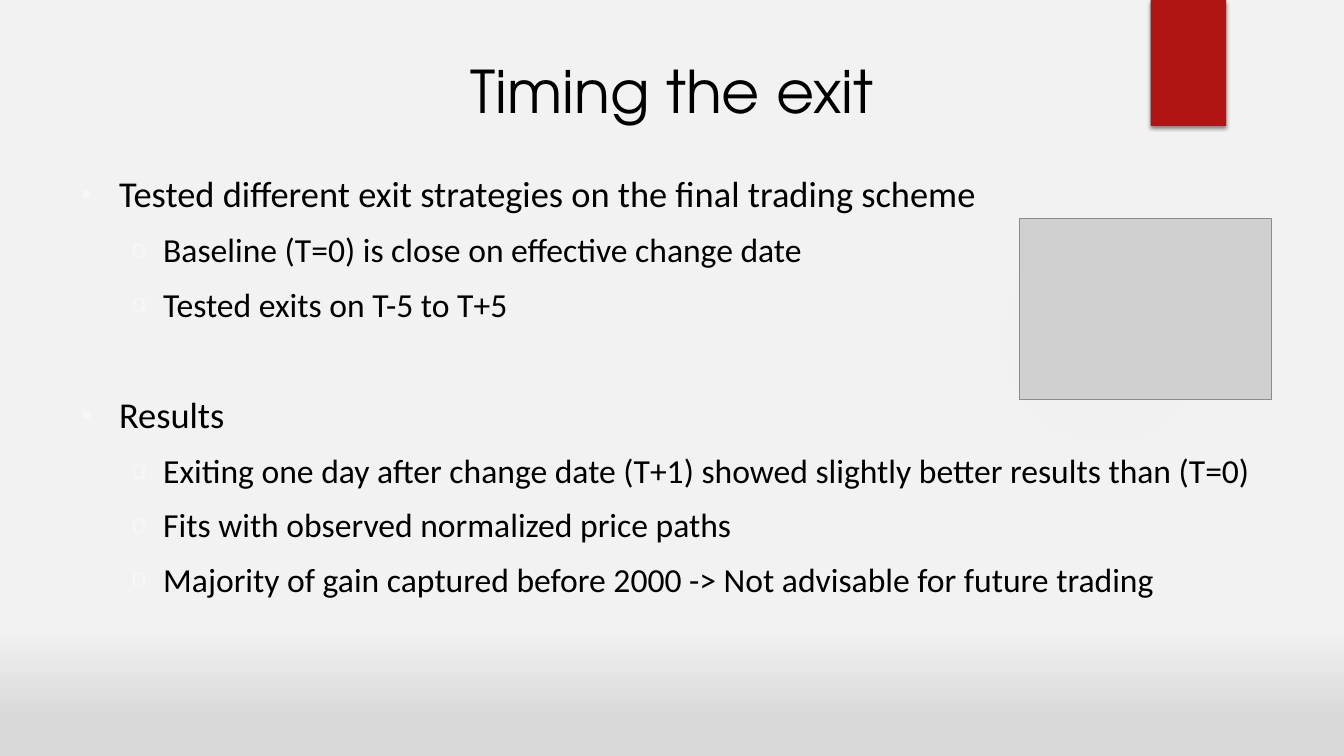
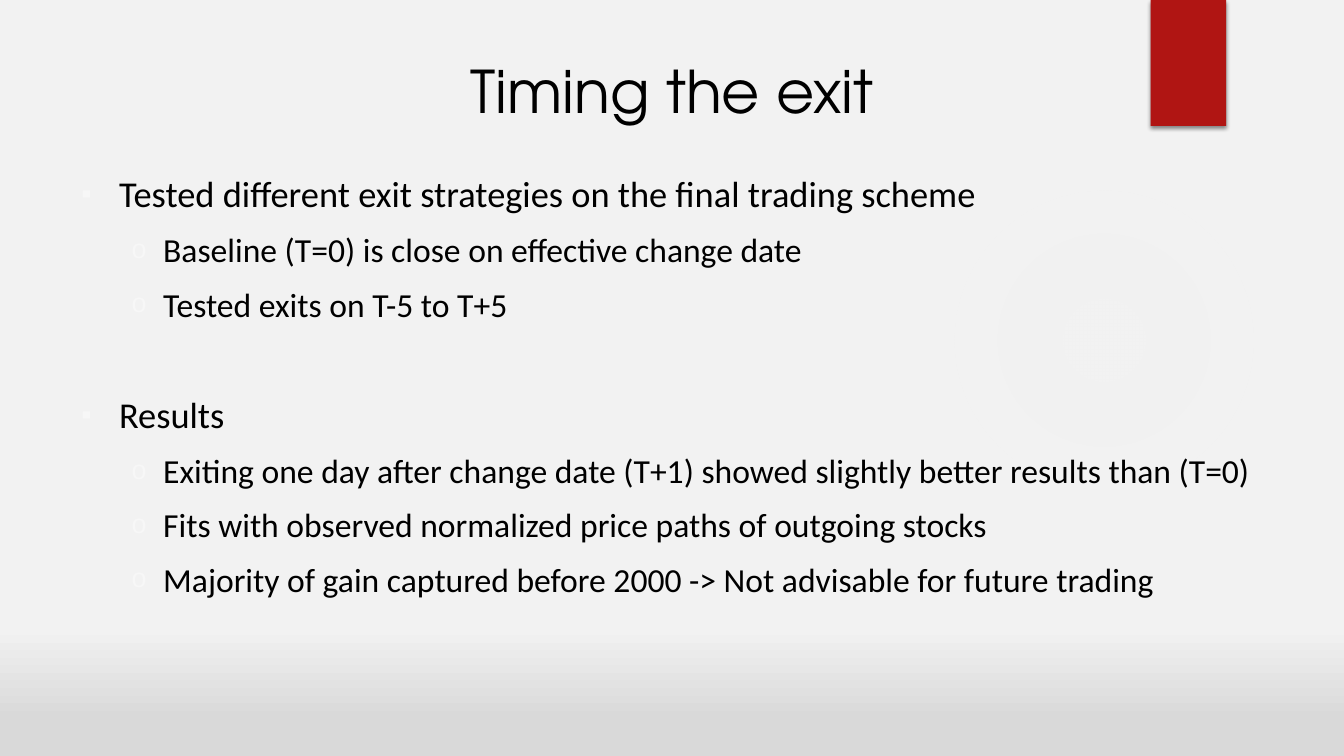
Before and after one commit to bspeice/experimental-finance, a slide deck: slide 24 of Final Project/SP500_Composition/EDF-Presentation.pptx (slide 17 before the commit). Drawn at 1344x756 pixels with LibreOffice and Linux fonts; fonts in the diff are those of the drawing; grey boxes stand for pictures; background and template pictures are left out. Boxes give left, top, right and bottom in pixels: in the first picture for what was removed or moved away, otherwise in the second. Text is boxed around its words. In the diff, an @@ line names an element or a change of style, - is before the commit and + after.

```diff
--- a/Final Project/SP500_Composition/EDF-Presentation.pptx
+++ b/Final Project/SP500_Composition/EDF-Presentation.pptx
@@ picture removed at (1019,219,1271,400) @@
@@ text at (163,513,987,543): text changed @@
-  o Fits with observed normalized price paths
+  o Fits with observed normalized price paths of outgoing stocks
```
Also in this commit, not shown: 9 other slides changed, 1 slide added, 4 other files.
